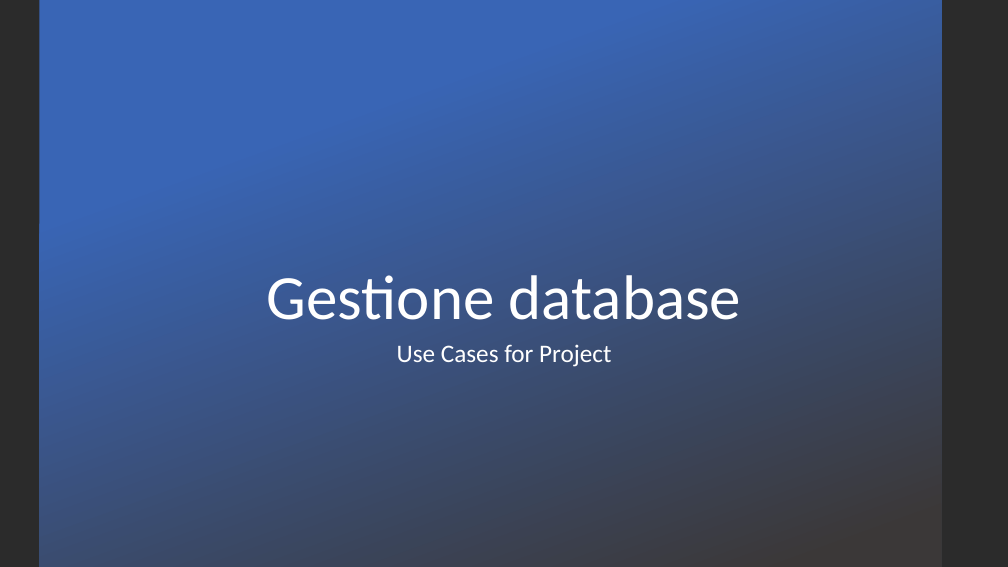
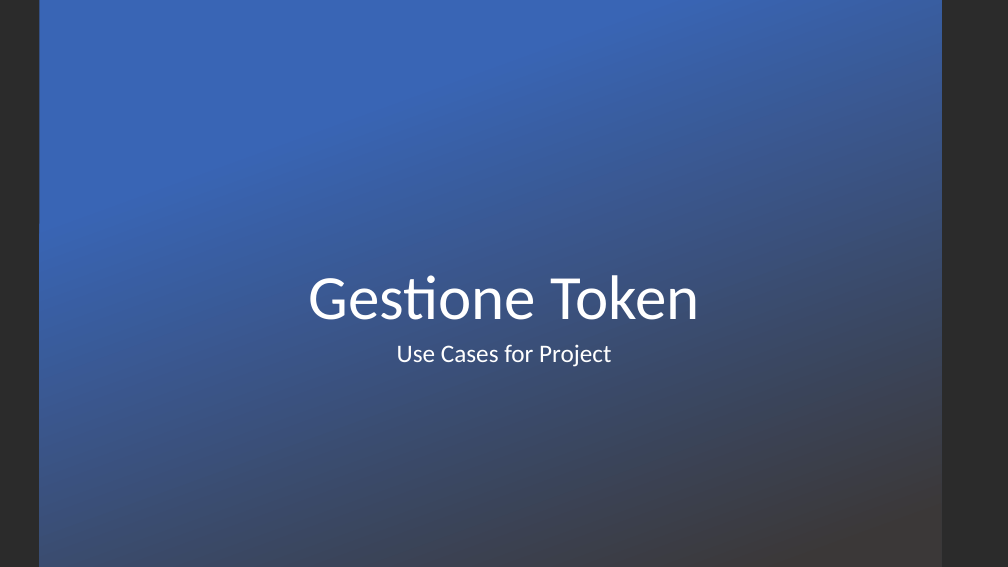
Before and after one commit to itsar19-20/quiz, a slide deck: slide 1 of docs/UseCaseApp/Sistema/UseCaseGestioneDatabase.pptx. Drawn at 1008x567 pixels with LibreOffice and Linux fonts; fonts in the diff are those of the drawing; background and template pictures are left out; a plain dark background stands for a picture behind light text. Boxes give left, top, right and bottom in pixels: in the first picture for what was removed or moved away, otherwise in the second. Text is boxed around its words. In the diff, an @@ line names an element or a change of style, - is before the commit and + after.

```diff
--- a/docs/UseCaseApp/Sistema/UseCaseGestioneDatabase.pptx
+++ b/docs/UseCaseApp/Sistema/UseCaseGestioneDatabase.pptx
@@ title at <box>308,275,699,320</box>: text changed @@
-Gestione database
+Gestione Token
```
Also in this commit, not shown: 1 other slide changed, 1 slide added, 1 slide removed, 3 other files.
